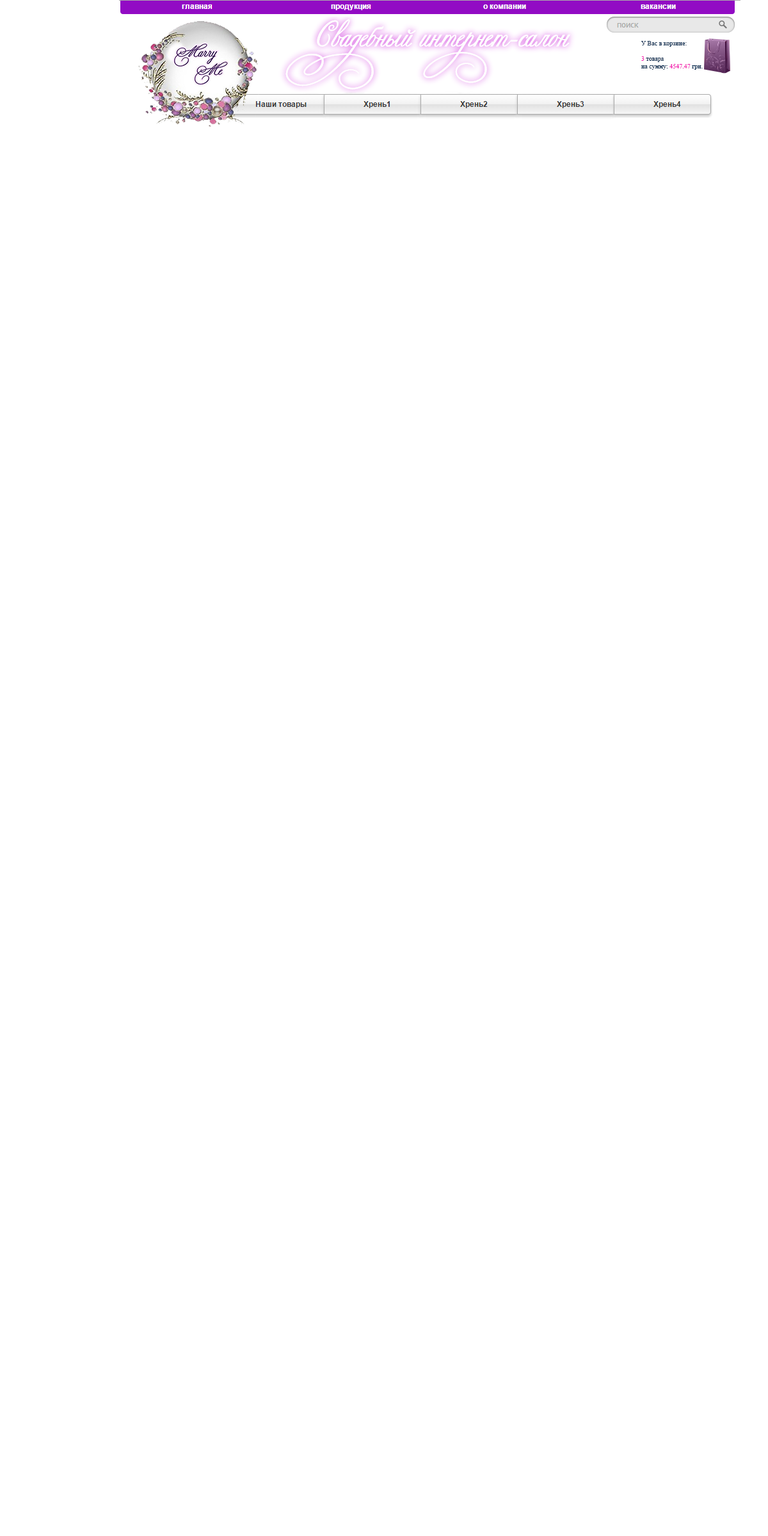
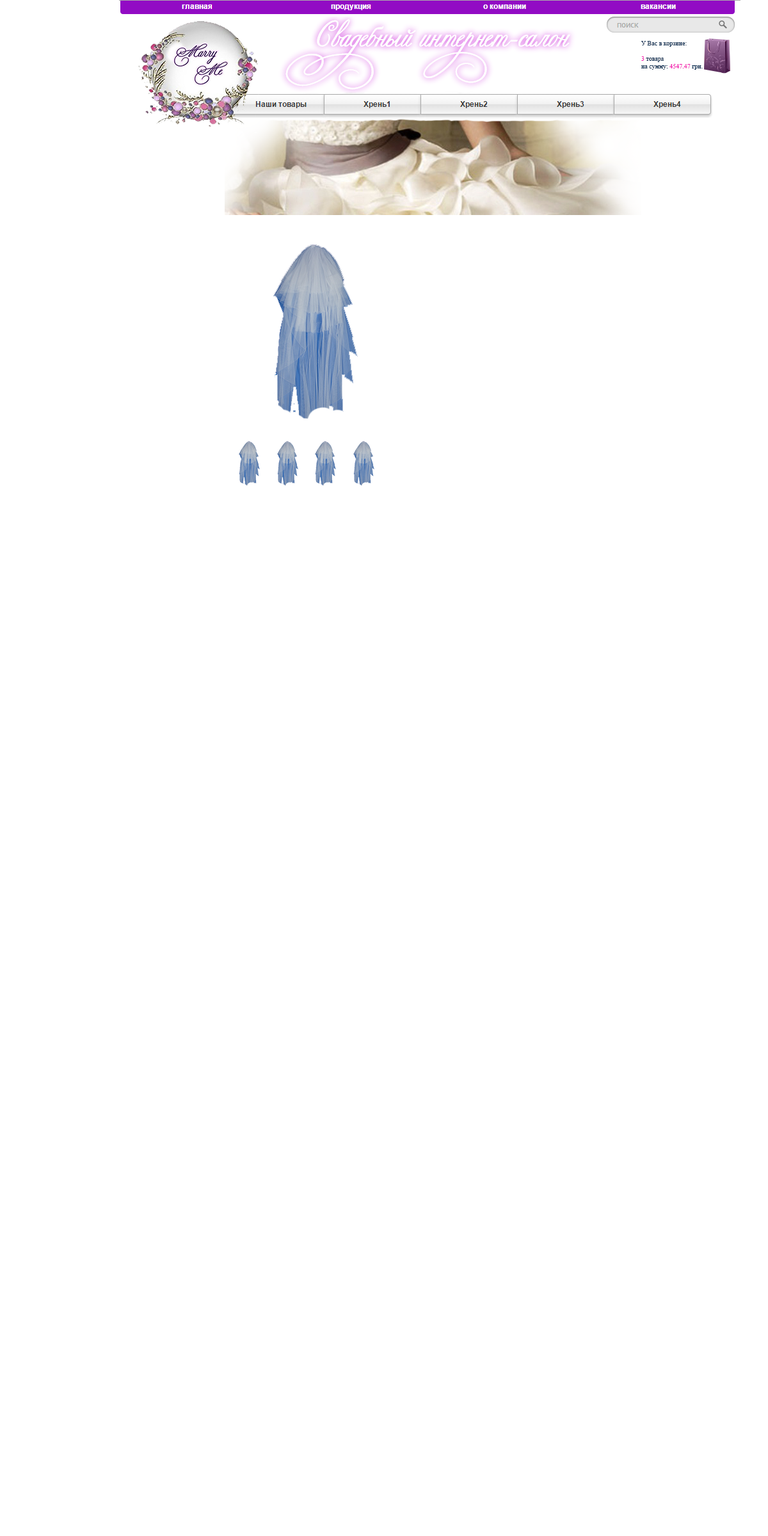
Comparing the layer stacks of the two 768 x 1536 images. Changes:
showed "Прямоугольник 3" over [224, 118, 642, 216]
showed group "Товар" (8 layers) over [238, 244, 375, 486]
